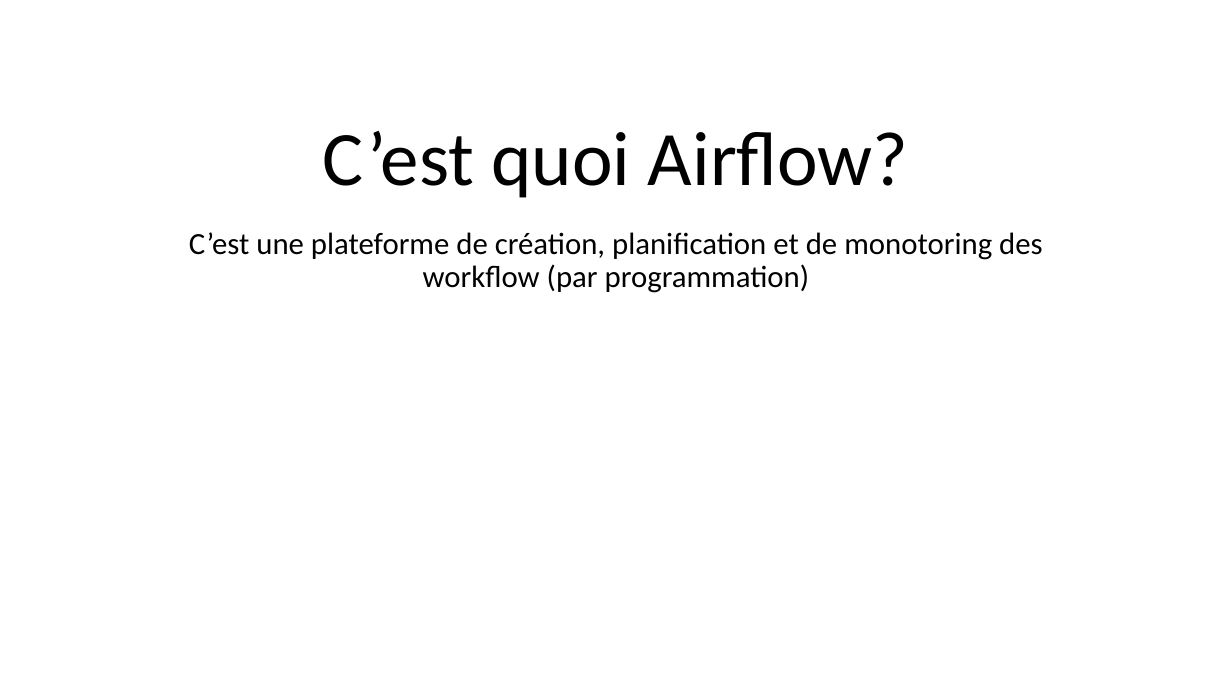
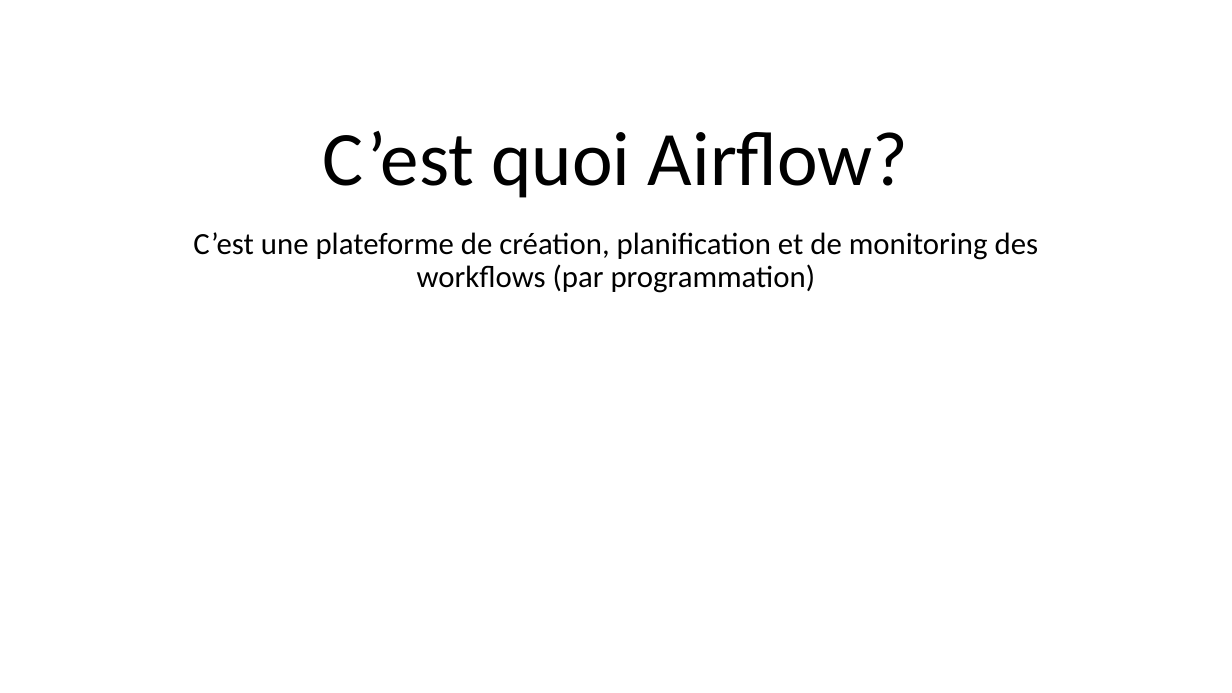
Before and after one commit to linkingas/airflow, a slide deck: slide 2 of airflow.pptx. Drawn at 1232x693 pixels with LibreOffice and Linux fonts; fonts in the diff are those of the drawing. Boxes give left, top, right and bottom in pixels: in the first picture for what was removed or moved away, otherwise in the second. Text is boxed around its words. In the diff, an @@ line names an element or a change of style, - is before the commit and + after.

```diff
--- a/airflow.pptx
+++ b/airflow.pptx
@@ subtitle at (x1=193, y1=232, x2=1039, y2=293): text changed @@
-C’est une plateforme de création, planification et de monotoring des workflow (par programmation)
+C’est une plateforme de création, planification et de monitoring des workflows (par programmation)
```
Also in this commit, not shown: 2 other slides changed, 2 slides added, 1 slide removed, 3 other files.
